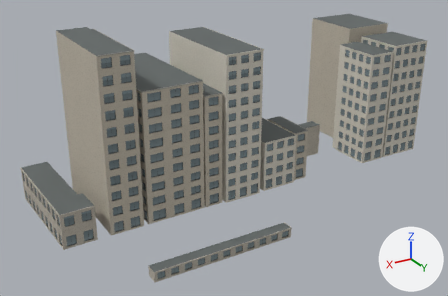
Before and after pictures for a commit that changed the glTF model experience/public/assets/neighborhoods/shijo-east/cells/cell-e001-s001/near.gltf.
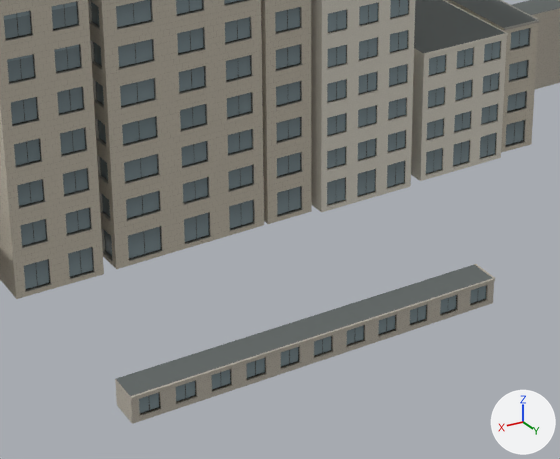
Each version appears first whole from a 50 mm camera at (224.4, 84.2, 65.1) aimed at (158.9, -25.1, 10.5), and next in a close-up on the part from 23% to 71% of the width and 41% to 100% of the height. Every picture has the same lights, and +X, +Y and +Z are marked at lower right. The older version's two pictures come first. Vertices at exactly the same position are counted once.

The first close-up shows 'cell-e001-s001_near_frame', 'cell-e001-s001_near_glass', 'cell-e001-s001_near_granite', 'cell-e001-s001_near_plaster', 'cell-e001-s001_near_roof', 'cell-e001-s001_near_stone', 'cell-e001-s001_near_tile-wall'.
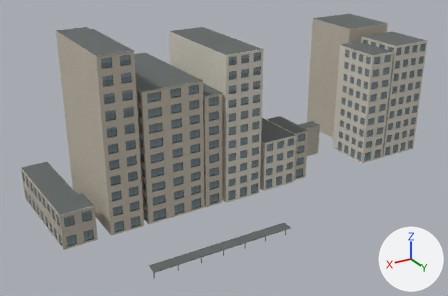
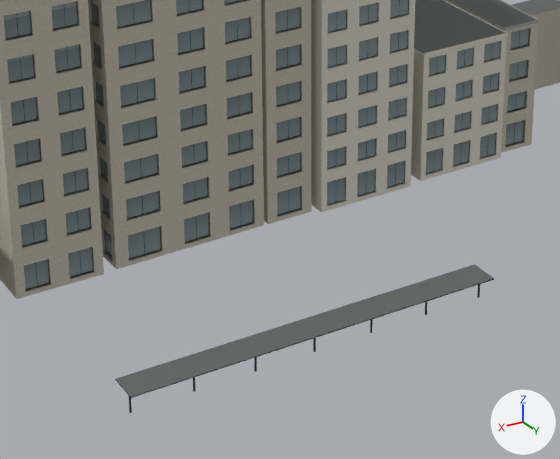
What the commit changed:
me_cell_e001_s001_near_tile_wall is used by ob_cell_e001_s001_near_tile_wall; location (0.0, 0.0, 0.0).
me_cell_e001_s001_near_tile_wall had 493 vertices, 516 faces and spanned x 127.1..199.2, y -44.6..-0.5, z 0.0..7.9.
me_cell_e001_s001_near_tile_wall now has 319 vertices, 332 faces and spans x 127.1..199.2, y -44.6..-19.2, z 0.0..7.9.
me_cell_e001_s001_near_tile_wall part 1: 15 loose pieces with 174 vertices, spanning x 157.9..187.7, y -3.1..-0.5, z 0.0..2.1, are deleted.
me_cell_e001_s001_near_glass is used by ob_cell_e001_s001_near_glass; location (0.0, 0.0, 0.0).
me_cell_e001_s001_near_glass had 2560 vertices, 1280 faces and spanned x 104.1..198.9, y -46.2..-0.8, z 0.4..36.1.
me_cell_e001_s001_near_glass now has 2512 vertices, 1256 faces and spans x 104.1..198.9, y -46.2..-19.5, z 0.4..36.1.
me_cell_e001_s001_near_glass part 2: 12 loose pieces with 48 vertices, spanning x 158.1..187.2, y -2.6..-0.8, z 0.4..1.8, are deleted.

Pixel boxes (x1, y1, x2, y2) of what changed, in the close-ups (560 x 459 px):
'cell-e001-s001_near_glass', reshaped
    before: (4, 0, 529, 413)
    after: (4, 0, 529, 289)
'cell-e001-s001_near_tile-wall', reshaped
    before: (115, 8, 560, 424)
    after: (531, 8, 560, 89)
part 1 of me_cell_e001_s001_near_tile_wall, deleted
    before: (115, 264, 495, 424)
part 2 of me_cell_e001_s001_near_glass, deleted
    before: (139, 285, 486, 413)
